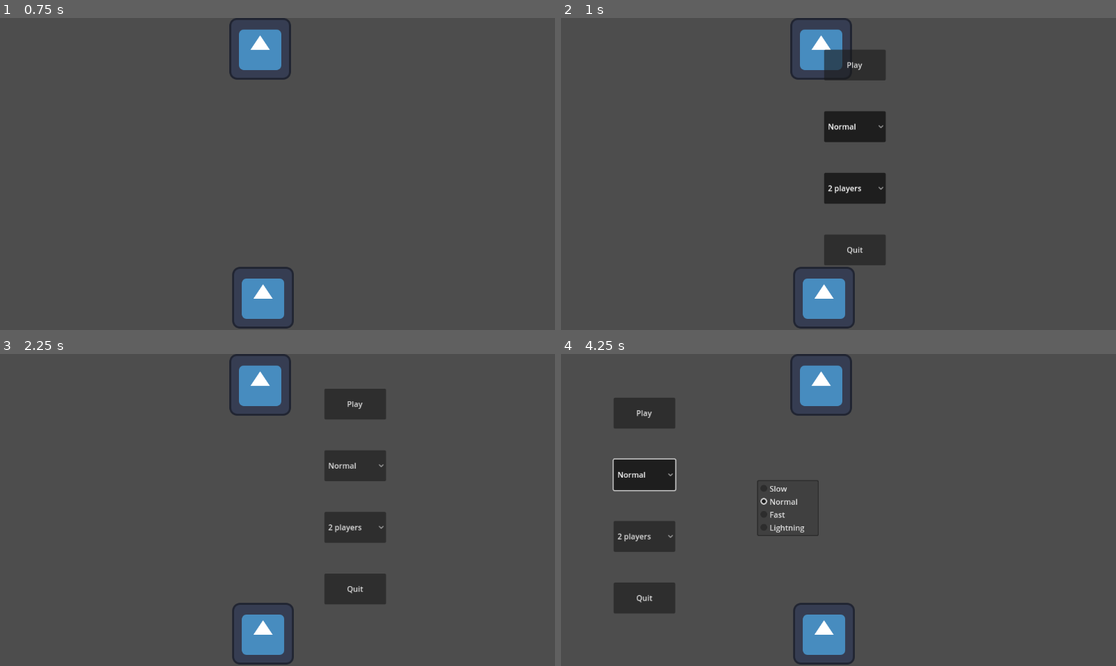
Above: before the commit, frames 1-4 (two rows, left to right).
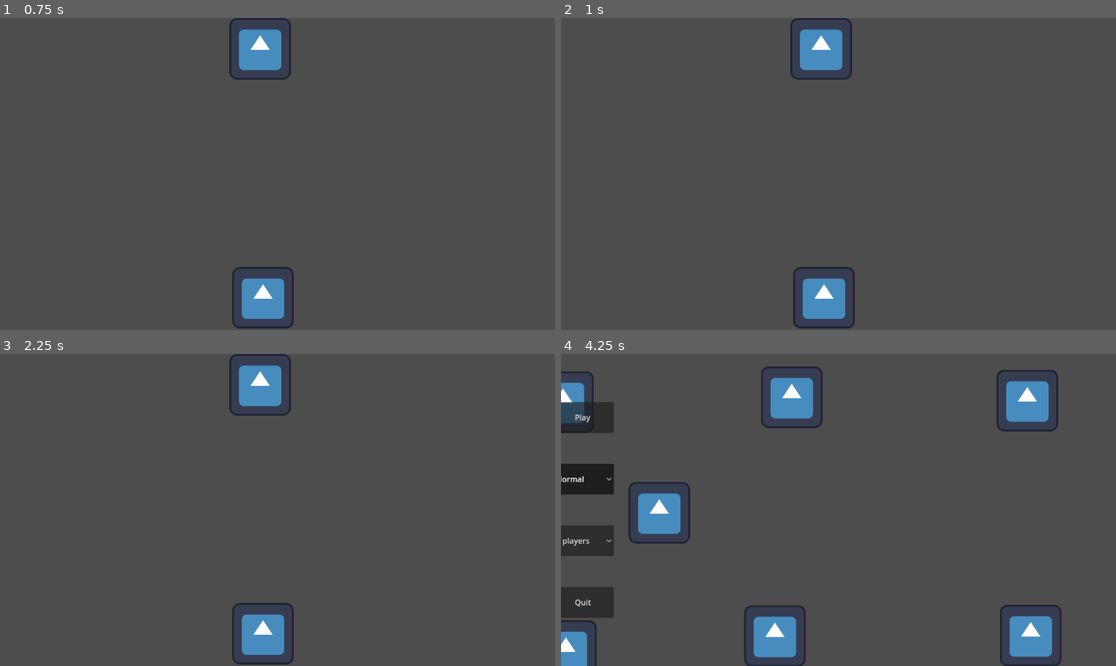
Above: after the commit, the same moments.

Repository: gneeqo/CardInterface2
Game: Godot game, scene res://Game Logic/Scenes/main.tscn
The game is run twice, just before and just after one commit, with the same random seed, the same clock (stepped at 60 frames per second) and the same inputs. The engine's default icon, where the game draws it, is replaced by a stand-in: a white triangle on a blue panel in a dark square.
Inputs (mouse positions are in pixels of both pictures, inside the frame that each line leads up to):
- Up to frame 1 (0.75 s): tap Enter at 0.5 s; move the mouse to (399, 158) at 0.52 s; tap A (Automate) at 0.6 s
- Up to frame 2 (1 s): no input
- Up to frame 3 (2.25 s): click (227, 403) at 1.25 s, where only the run before the commit has a clickable "Play"; tap Space at 2 s; move the mouse to (166, 525) at 2.02 s; tap A (Automate) at 2.1 s
- Up to frame 4 (4.25 s): click "Play" at 2.75 s; click (794, 466) at 3.5 s, where only the run before the commit has a clickable "Normal"

Frame 1 is identical in both runs. In frame 2, 4.2% of the frame differs, in the area x 47-59%, y 10-80%; in frame 3, 4.2%; in frame 4, 17%, in the area x 0-91%, y 0-100%.

Commit message:
cleaner menu automation

Diff:
--- a/Base Objects/input_processor.gd
+++ b/Base Objects/input_processor.gd
@@ -1,20 +1,38 @@
 class_name InputProcessor extends Node
 
+static var time_scales : Array[float] =[0.5,1,2,4]
+
 static var automating = false
+static var menu_automating = false
+
 static var mouse_just_pressed = false
 static var mouse_down = false
 static var escape_just_pressed = false
 
 
+
 static var mouse_pos:Vector2
 
-static var time_scale : float = 1.0
+static var current_time_scale_index : int = 1
+
+static var time_scale : float :
+	get:
+		if automating:
+			return 5.0
+		return time_scales[current_time_scale_index]
 
 
 func _process(dt:float):
 
 	if(Input.is_action_just_pressed("Automate")):
-		automating = ! automating
+		if automating:
+			if not menu_automating:
+				menu_automating = true
+			else:
+				menu_automating = false
+				automating = false
+		else:
+			automating = true
 
 	if automating:
 		mouse_just_pressed = false
@@ -34,17 +52,16 @@
 
 
 func automate_input():
-	var clickable_nodes:Array[Node]
-	time_scale = 5
+
+	var rng = RandomNumberGenerator.new()
+	for node in get_tree().get_nodes_in_group("auto_selectable"):
+			if(rng.randf_range(0,10) >5):
+				node.auto_select(rng.randi_range(0,node.item_count-1))
 	for node in get_tree().get_nodes_in_group("auto_clickable"):
-			clickable_nodes.push_back(node)
+			if(rng.randf_range(0,10) >5):
+				node.auto_press()
 
 
-
-	var rng = RandomNumberGenerator.new()
-	for node in clickable_nodes:
+	if menu_automating:
 		if(rng.randf_range(0,10) >5):
-			node.auto_press()
-
-	if(rng.randf_range(0,10) >5):
-		escape_just_pressed = true
+			escape_just_pressed = true
--- a/Base Objects/level_loader.gd
+++ b/Base Objects/level_loader.gd
@@ -11,6 +11,9 @@
 var menu_active : bool = false
 var level_done_loading : bool = true
 
+var current_level_index : int = 0
+
+
 func _ready():
 	var start_level = level_scenes[0].instantiate()
 	get_tree().root.add_child.call_deferred(start_level)
@@ -18,9 +21,9 @@
 
 func _process(dt:float)->void:
 	if InputProcessor.escape_just_pressed:
-		if menu_done_moving and not menu_active:
+		if menu_done_moving and not menu_active and level_done_loading:
 			load_main_menu()
-		elif menu_done_moving and menu_active:
+		elif menu_done_moving and menu_active and not InputProcessor.automating:
 			dispose_main_menu()
 
 
@@ -28,12 +31,14 @@
 
 
 func load_scene_at_index(index:int):
-	if level_done_loading:
+	if level_done_loading and menu_done_moving:
 		prev_level_root = active_level_root
 		active_level_root = level_scenes[index].instantiate()
 		get_tree().root.add_child(active_level_root)
 
 		level_done_loading = false
+
+		current_level_index = index
 
 		intro_scene(active_level_root)
 		dispose_scene(prev_level_root)
--- a/Game Logic/Scripts/menu_functions.gd
+++ b/Game Logic/Scripts/menu_functions.gd
@@ -1,9 +1,17 @@
 class_name MenuFunctions extends Control
 
 var level_loader : LevelLoader
+var initial_play_speed_index : int
+var initial_player_number_index : int
+var new_player_number_index: int
+
+var reload_level: bool = false
+
 
 func _ready():
 	level_loader = get_node("/root/Root/LevelLoader")
+	initial_play_speed_index = InputProcessor.current_time_scale_index
+	initial_player_number_index = level_loader.current_level_index
 
 
 
@@ -14,7 +22,10 @@
 
 func _on_resume_self_pressed() -> void:
 	if level_loader.menu_done_moving:
+		if reload_level:
+			level_loader.load_scene_at_index(new_player_number_index)
 		level_loader.dispose_main_menu()
+
 
 
 func _on_player_number_self_pressed() -> void:
@@ -22,7 +33,11 @@
 
 
 func _on_player_number_self_selected_item(index: int) -> void:
-	pass # Replace with function body.
+	new_player_number_index = index
+	if index != initial_player_number_index:
+		reload_level = true
+	else:
+		reload_level = false
 
 
 func _on_play_speed_self_pressed() -> void:
@@ -30,4 +45,4 @@
 
 
 func _on_play_speed_self_selected_item(index: int) -> void:
-	pass # Replace with function body.
+	InputProcessor.current_time_scale_index = index
